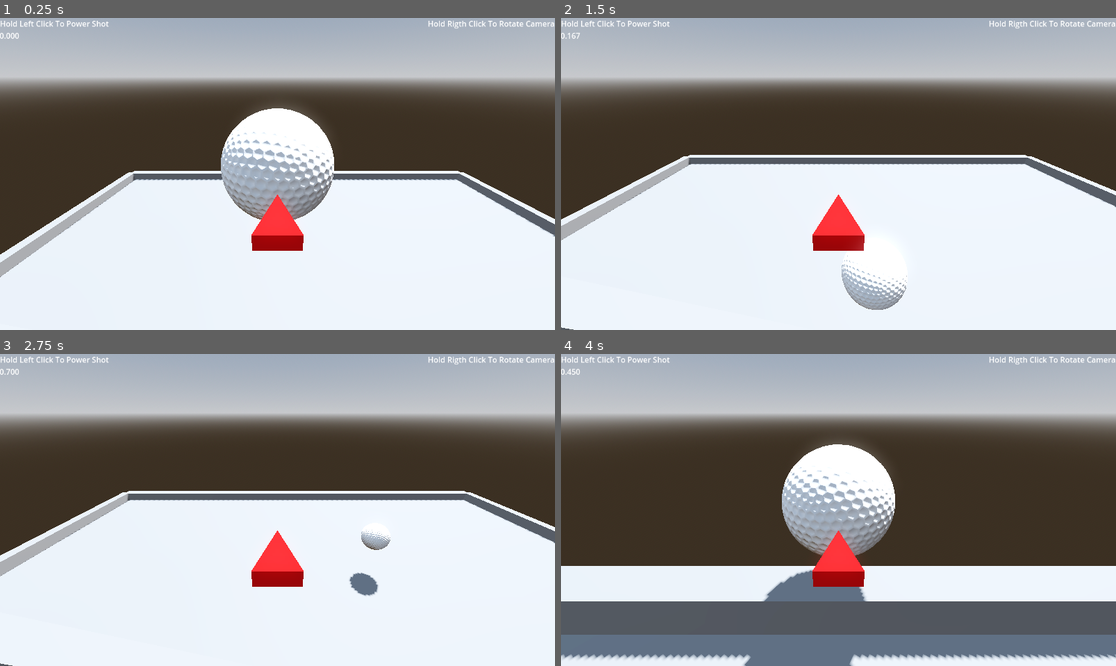
Above: before the commit, frames 1-4 (two rows, left to right).
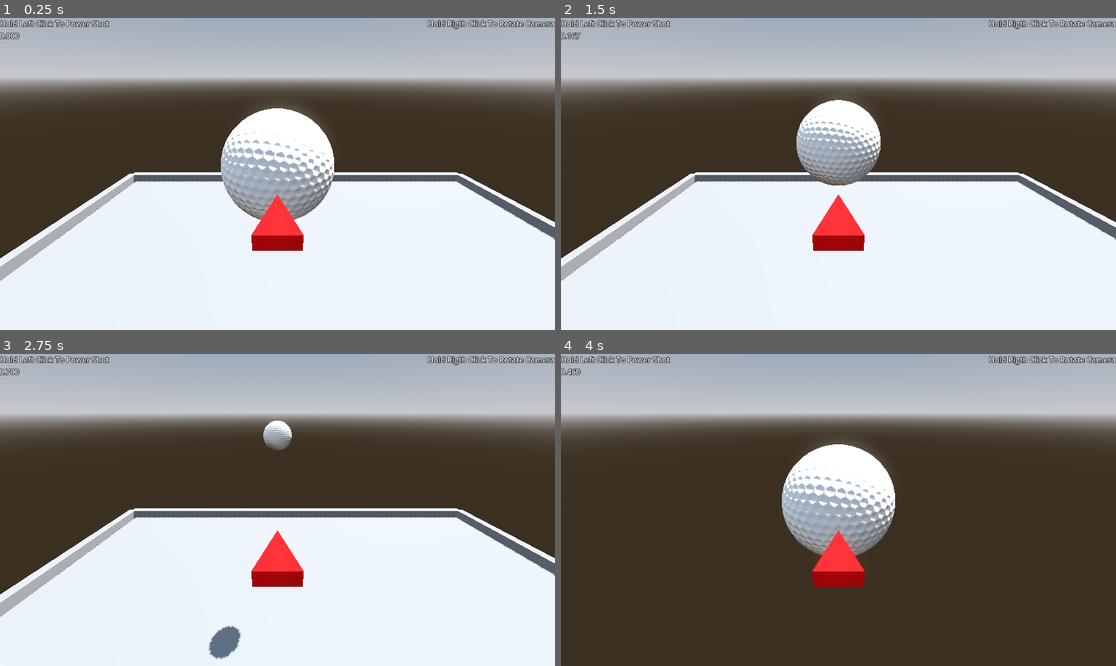
Above: after the commit, the same moments.

Repository: mgaza/minigolf_game
Game: Godot game, scene res://_secret/scenes/secret_test.tscn
The game is run twice, just before and just after one commit, with the same random seed, the same clock (stepped at 60 frames per second) and the same inputs. The project has no main scene, so this scene is started directly.
Inputs (mouse positions are in pixels of both pictures, inside the frame that each line leads up to):
- Up to frame 1 (0.25 s): no input
- Up to frame 2 (1.5 s): tap Enter at 0.5, 1.25 s; move the mouse to (960, 158) at 0.52 s; press the mouse at (960, 158) at 0.53 s; tap Space at 0.77 s; release the mouse at (960, 158) at 1.25 s; drag from (727, 189) to (810, 236) at 1.27 s
- Up to frame 3 (2.75 s): tap Enter at 2 s; move the mouse to (333, 441) at 2.02 s; press the mouse at (333, 441) at 2.03 s
- Up to frame 4 (4 s): release the mouse at (894, 441) at 2.75 s; tap Enter at 2.75, 3.5 s; drag from (810, 572) to (672, 463) at 2.77 s; move the mouse to (1005, 556) at 3.52 s; press the mouse at (1005, 556) at 3.53 s; tap Space at 3.77 s

The runs differ from the first frame. In frame 1, 2.6% of the frame differs, in the area x 0-100%, y 0-85%; in frame 2, 13%; in frame 3, 12%; in frame 4, 34%, in the area x 0-100%, y 0-100%.

Commit message:
freeze gravity

Diff:
--- a/_secret/balls/gulf_ball_00.gd
+++ b/_secret/balls/gulf_ball_00.gd
@@ -4,9 +4,9 @@
 var is_powering_up_shot: bool = false
 var shot_power: float = 0.0
 
-
 # Called when the node enters the scene tree for the first time.
 func _ready() -> void:
+	gravity_scale = 0
 	pass # Replace with function body.
 
 
@@ -33,3 +33,8 @@
 func hit_ball(direction: Vector3) -> void:
 	apply_impulse(direction * shot_power)
 	pass
+
+
+func _on_timer_timeout() -> void:
+	gravity_scale = 1
+	pass # Replace with function body.
--- a/_secret/balls/gulf_ball_00.tscn
+++ b/_secret/balls/gulf_ball_00.tscn
@@ -19,3 +19,9 @@
 
 [node name="CollisionShape3D" type="CollisionShape3D" parent="."]
 shape = SubResource("SphereShape3D_p508a")
+
+[node name="Timer" type="Timer" parent="."]
+wait_time = 10.0
+autostart = true
+
+[connection signal="timeout" from="Timer" to="." method="_on_timer_timeout"]
--- a/_secret/player/player.tscn
+++ b/_secret/player/player.tscn
@@ -36,6 +36,8 @@
 offset_left = 576.0
 offset_right = 1152.0
 offset_bottom = 23.0
+theme_override_constants/shadow_offset_y = 4
+theme_override_constants/outline_size = 4
 text = "Hold Rigth Click To Rotate Camera"
 horizontal_alignment = 2
 
@@ -43,6 +45,8 @@
 layout_mode = 0
 offset_right = 576.0
 offset_bottom = 23.0
+theme_override_constants/shadow_offset_y = 4
+theme_override_constants/outline_size = 4
 text = "Hold Left Click To Power Shot"
 
 [node name="Label3" type="Label" parent="Control"]
@@ -51,4 +55,6 @@
 offset_top = 25.0
 offset_right = 575.0
 offset_bottom = 48.0
+theme_override_constants/shadow_offset_y = 4
+theme_override_constants/outline_size = 4
 text = "Shot Power: 0.0"
